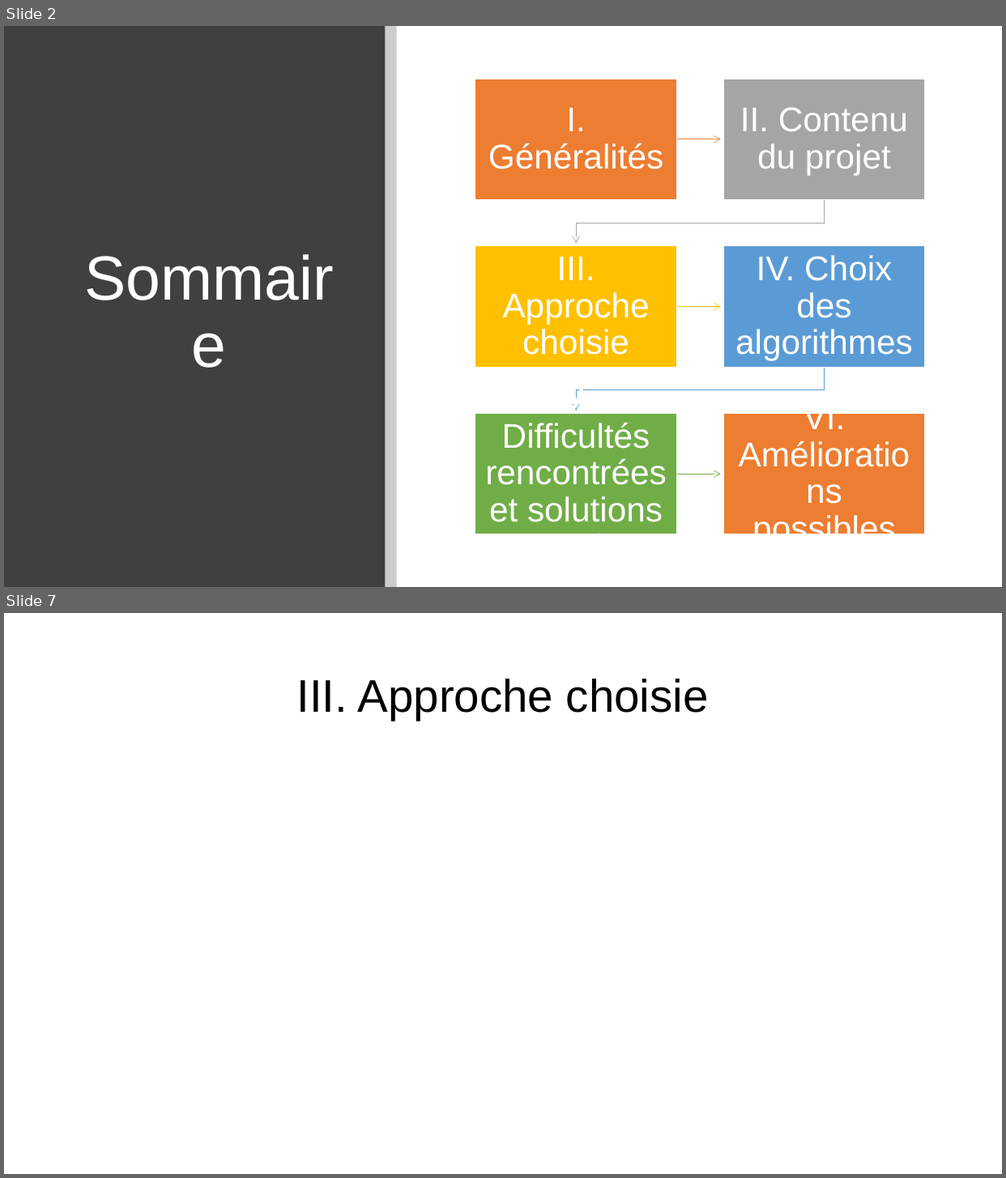
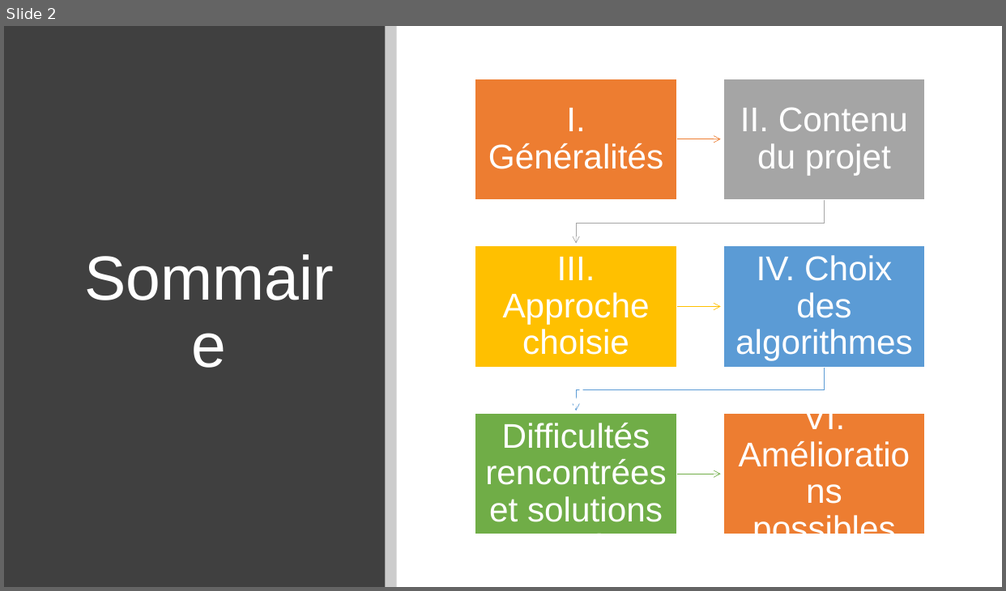
Before and after one commit to Maximedu13/Cr-ez-GrandPy-Bot-le-papy-robot, a slide deck: livrables/presentation_p7.pptx. Shown one above the other, each under a label of ours: slides 2 and 7 before the commit, slide 2 after it; the slides between them are not shown. The pictures are 1006x1178 and 1006x591 pixels, drawn with LibreOffice and Linux fonts; fonts in the diff are those of the drawing. Boxes give left, top, right and bottom in pixels: in the first picture for what was removed or moved away, otherwise in the second. Text is boxed around its words. In the diff, an @@ line names an element or a change of style, - is before the commit and + after.

```diff
--- a/livrables/presentation_p7.pptx
+++ b/livrables/presentation_p7.pptx
@@ slide 7 removed at <box>4,613,1002,1174</box>, background #FFFFFF @@
@@ title removed at <box>296,679,709,720</box> @@
-III. Approche choisie
```
Also in this commit, not shown: 3 slides changed, 6 slides added, 9 other slides removed, 10 other files.
